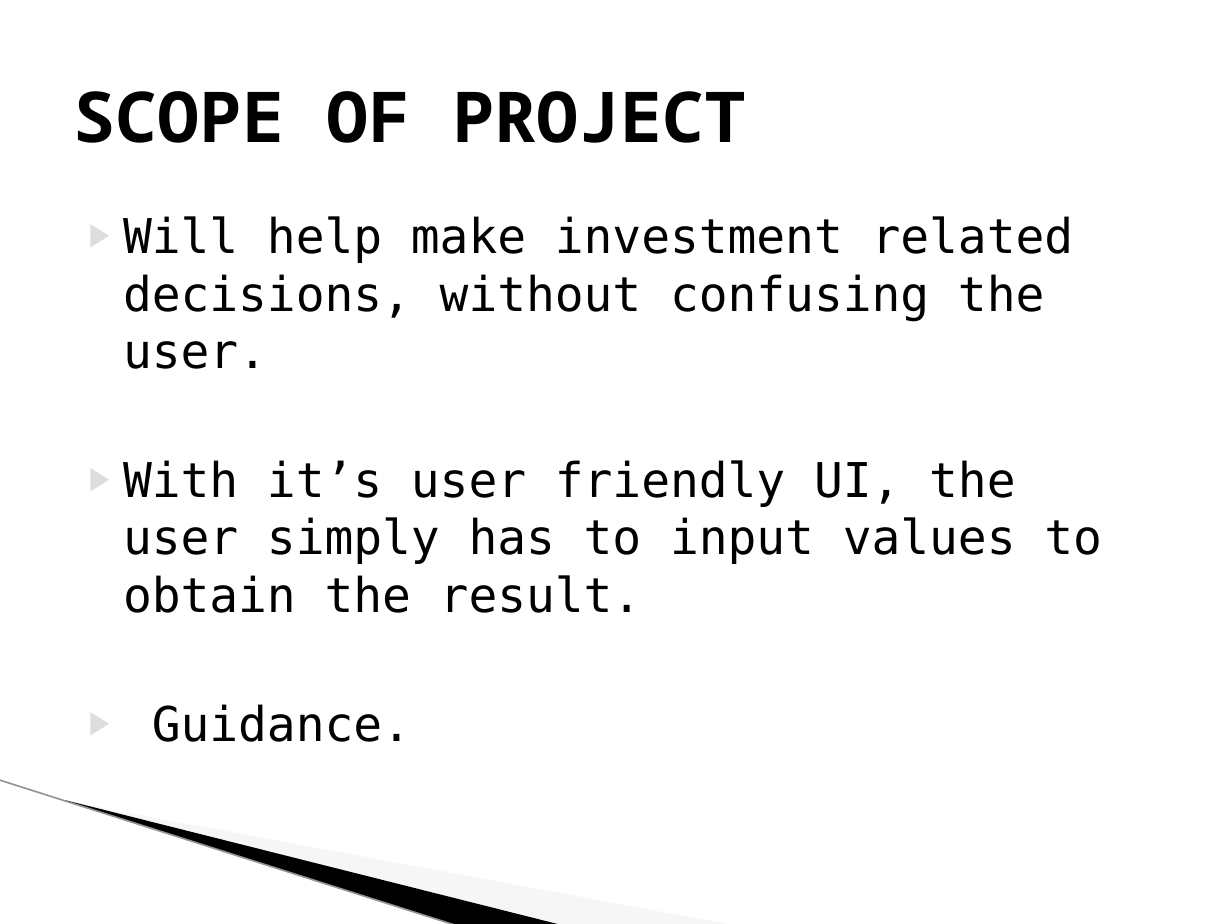
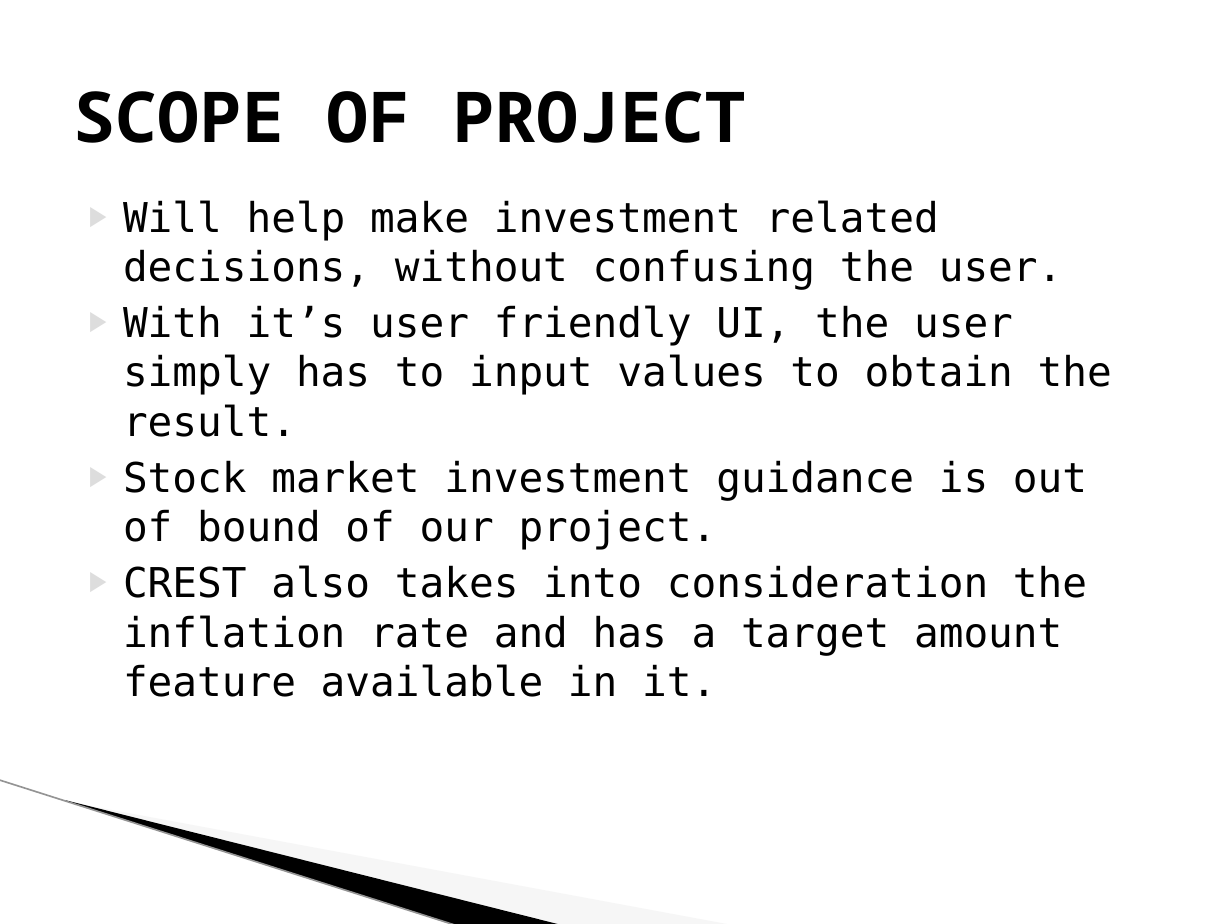
Before and after one commit to 321dhruuv0037/Java_mini_project, a slide deck: slide 5 of CRESTfinal.pptx. Drawn at 1232x924 pixels with LibreOffice and Linux fonts; fonts in the diff are those of the drawing; background and template pictures are left out. Boxes give left, top, right and bottom in pixels: in the first picture for what was removed or moved away, otherwise in the second. Text is boxed around its words. In the diff, an @@ line names an element or a change of style, - is before the commit and + after.

Commit message:
updated ppt

```diff
--- a/CRESTfinal.pptx
+++ b/CRESTfinal.pptx
@@ text "Will help make investment related ..." moved from (x1=123, y1=216, x2=1102, y2=742) to (x1=123, y1=200, x2=1112, y2=697) @@
@@ text at (x1=123, y1=200, x2=1112, y2=437): size 28 to 24 pt in "Will help make investment related decisions, without ...", "With it’s user friendly UI, the user ..." @@
@@ text at (x1=123, y1=460, x2=1087, y2=697): text changed; size 28 to 24 pt @@
-▶ Guidance.
+▶ Stock market investment guidance is out of bound of our project.
+▶ CREST also takes into consideration the inflation rate and has a target amount feature available in it.
```
Also in this commit, not shown: 6 other slides changed, 2 slides added, 4 other files.
